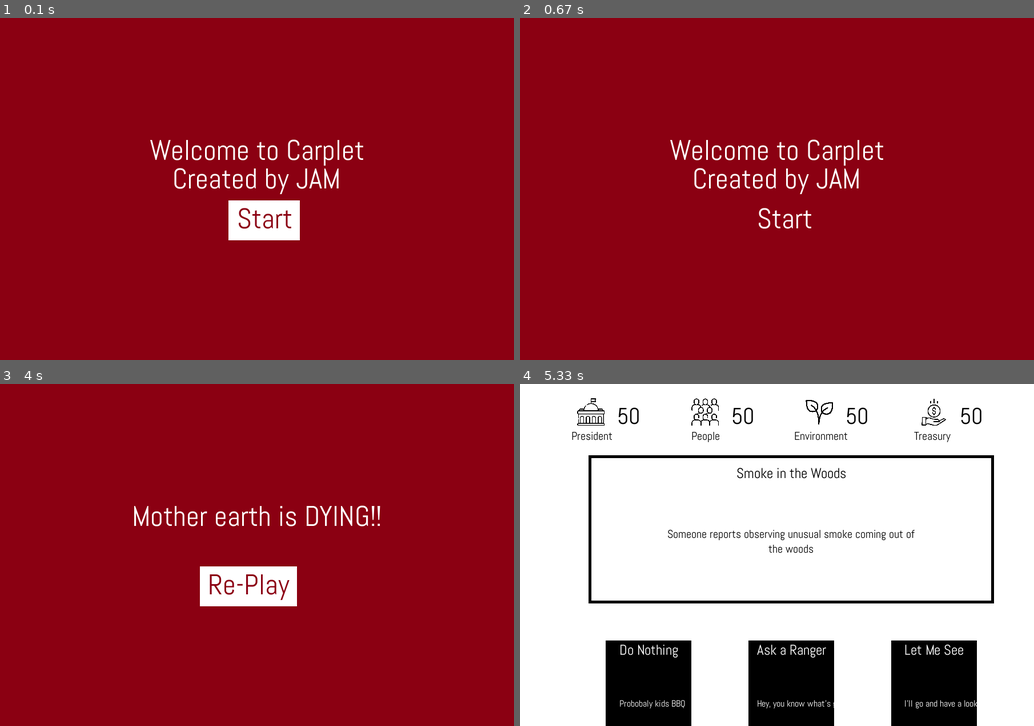
Above: before the commit, frames 1-4 (two rows, left to right).
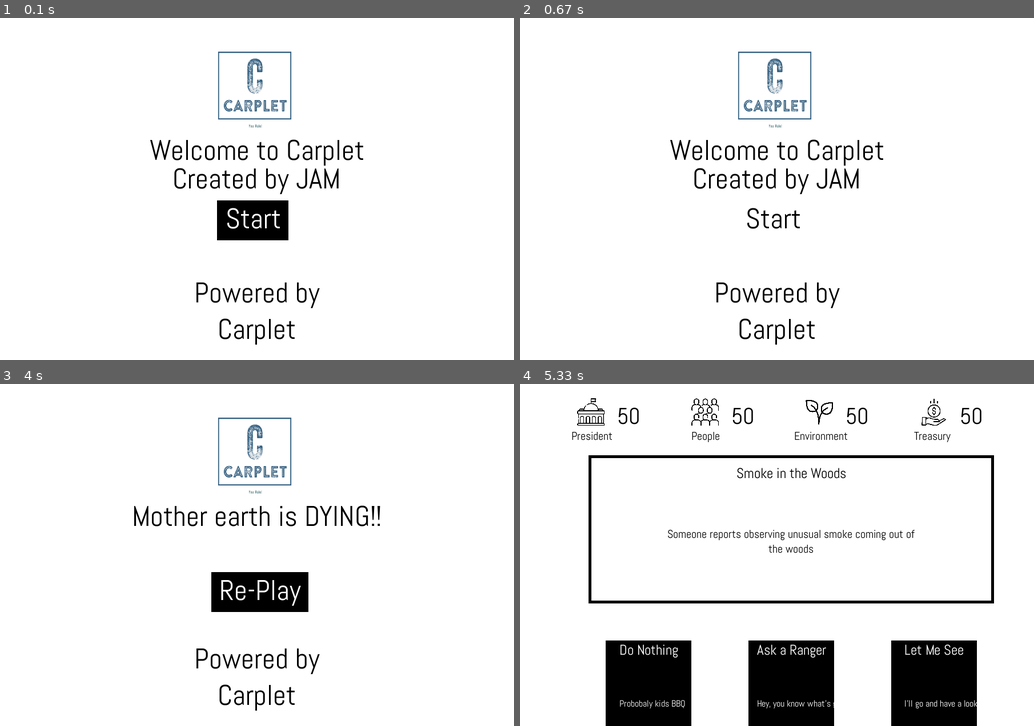
Above: after the commit, the same moments.

Repository: NataRich/carplet-pygame
Game: pygame game, started from main.py
Two runs of this game, one before a commit and one after it. Both use one fixed random seed, a clock stepped at 60 frames per second and the inputs below.
Inputs (mouse positions are in pixels of both pictures, inside the frame that each line leads up to):
- Up to frame 1 (0.1 s): no input
- Up to frame 2 (0.67 s): click (756, 202) at 0.42 s
- Up to frame 3 (4 s): click (77, 678) at 0.75 s; click "Do Nothing" at 1.22 s; press the mouse at (272, 684) at 1.6 s; move the mouse to (185, 592) at 1.7 s; release the mouse at (102, 500) at 1.83 s; click "Do Nothing" at 3 s; press the mouse at (128, 684) at 3.27 s; move the mouse to (185, 678) at 3.37 s; release the mouse at (236, 674) at 3.5 s; move the mouse to (123, 661) at 3.57 s; click (123, 661) at 3.67 s
- Up to frame 4 (5.33 s): click "Re-Play" at 4.5 s; click "Ask a Ranger" at 4.83 s; click (705, 431) at 5.3 s

The runs differ from the first frame. In frame 1, 100% of the frame differs, in the area x 0-100%, y 0-100%; in frame 2, 100%; in frame 3, 99%; in frame 4, nothing differs.

Commit message:
intro&outro updated

Diff:
--- a/engine.py
+++ b/engine.py
@@ -72,6 +72,9 @@
         cls.I2_IMG = pygame.transform.scale(pygame.image.load(cls.context.indexes[1].icon), (48, 48))
         cls.I3_IMG = pygame.transform.scale(pygame.image.load(cls.context.indexes[2].icon), (48, 48))
         cls.I4_IMG = pygame.transform.scale(pygame.image.load(cls.context.indexes[3].icon), (48, 48))
+        # Set Logo
+        cls.logo = pygame.image.load('assets/icon/logo.png')
+        cls.logo = pygame.transform.scale(cls.logo, (150,150))
 
     @classmethod
     def play(cls):
@@ -184,14 +187,15 @@
     def __draw_intro(cls):
         welcome_msg = "Welcome to " + cls.context.name
         creator_msg = "Created by " + cls.context.creator
-
-        # Render texts
-        cls.w.fill((139, 0, 18))
-        cls.__render_center_text(welcome_msg, cls.screen_font, "White", 450, 200, 400)
-        cls.__render_center_text(creator_msg, cls.screen_font, "White", 450, 250, 300)
-
+        cls.w.fill("White")
+        # Render Logo
+        cls.w.blit(cls.logo, (370,50))
+        # Render text
+        cls.__render_center_text(welcome_msg, cls.screen_font, "Black", 450, 200, 400)
+        cls.__render_center_text(creator_msg, cls.screen_font, "Black", 450, 250, 300)
+        cls.__render_center_text("Powered by Carplet", cls.screen_font, "Black", 450, 450, 300)
         # Render button
-        cls.__render_button(400, 320, 125, 70, (139, 0, 18), "White", "Start")
+        cls.__render_button(380, 320, 125, 70, "White", "Black", "Start")
 
         # Update
         cls.__update()
@@ -263,13 +267,14 @@
         i_index = cls.context.cause_index()
         end = cls.context.success if i_index == -1 else cls.context.indexes[i_index].end_str
 
-        cls.w.fill((139, 0, 18))
-
+        cls.w.fill("White")
+        # Render Logo
+        cls.w.blit(cls.logo, (370, 50))
         # Render texts
-        cls.__render_center_text(end, cls.screen_font, "White", 450, 200, 700)
-
+        cls.__render_center_text(end, cls.screen_font, "Black", 450, 200, 700)
+        cls.__render_center_text("Powered by Carplet", cls.screen_font, "Black", 450, 450, 300)
         # Render buttons
-        cls.__render_button(350, 320, 170, 70, (139, 0, 18), "White", "Re-Play")
+        cls.__render_button(370, 330, 170, 70,"White", "Black", "Re-Play")
 
         # Update
         cls.__update()
--- a/plot.json
+++ b/plot.json
@@ -1,6 +1,6 @@
 {
   "name": "Carplet",
-  "creator": "JAM",
+  "creator": "JAM Team",
   "success": "You well completed your job as a mayor!",
   "indexes": [
     {
Binary file added: Assets/icon/logo.png
